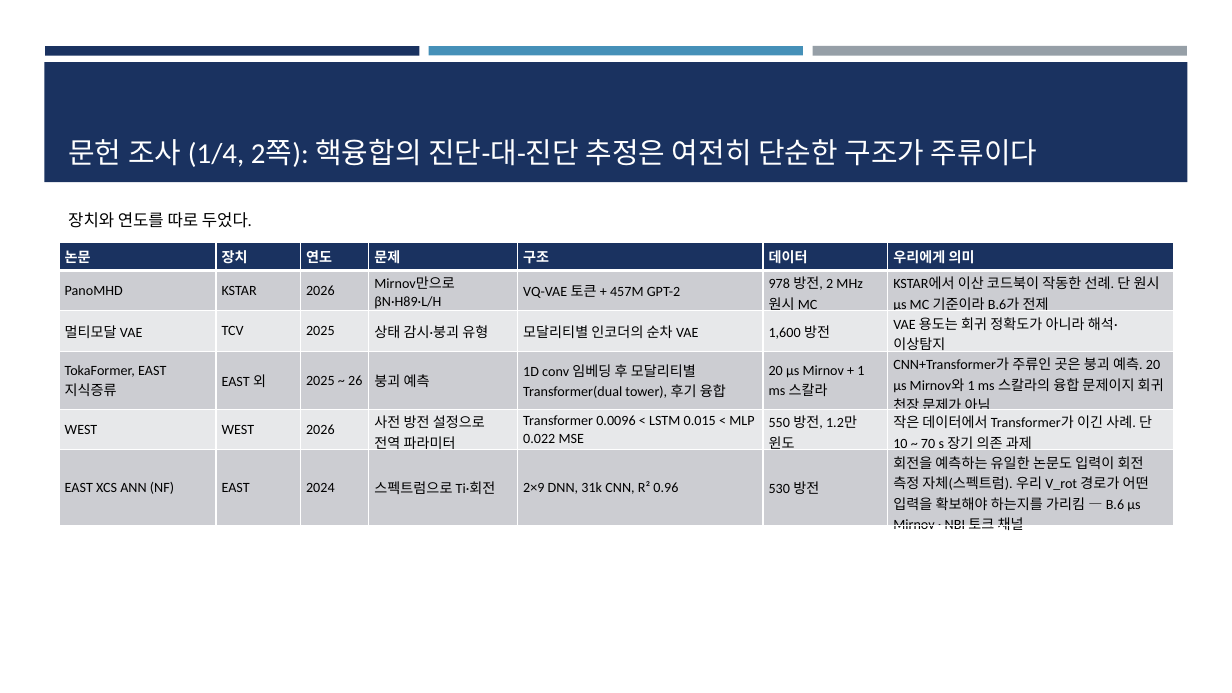
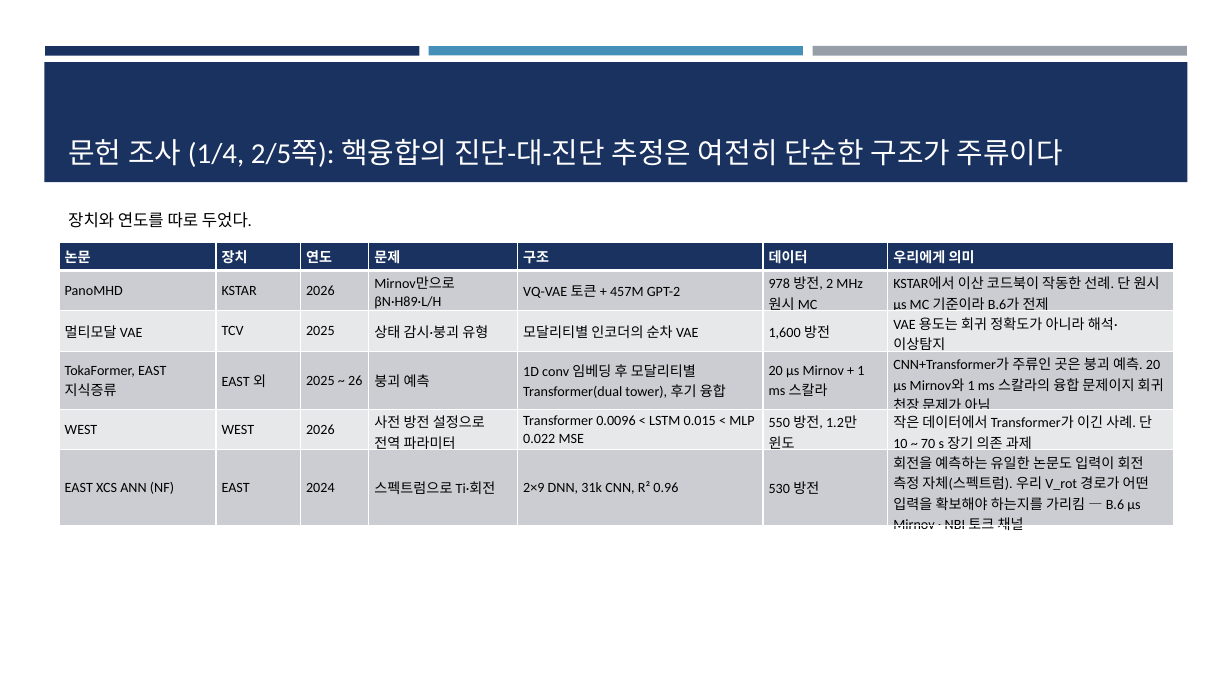
Before and after one commit to iseungsang01/ml-intern-revision, a slide deck: slide 57 of docs/presentation/KSTAR_CES_졸논정리_논문흐름.pptx. Drawn at 1232x693 pixels with LibreOffice and Linux fonts; fonts in the diff are those of the drawing. Boxes give left, top, right and bottom in pixels: in the first picture for what was removed or moved away, otherwise in the second. Text is boxed around its words. In the diff, an @@ line names an element or a change of style, - is before the commit and + after.

```diff
--- a/docs/presentation/KSTAR_CES_졸논정리_논문흐름.pptx
+++ b/docs/presentation/KSTAR_CES_졸논정리_논문흐름.pptx
@@ title at [68,139,1063,167]: text changed @@
-문헌 조사 (1/4, 2쪽): 핵융합의 진단-대-진단 추정은 여전히 단순한 구조가 주류이다
+문헌 조사 (1/4, 2/5쪽): 핵융합의 진단-대-진단 추정은 여전히 단순한 구조가 주류이다
```
Also in this commit, not shown: 5 other slides changed, 1 slide added, 10 other files.
